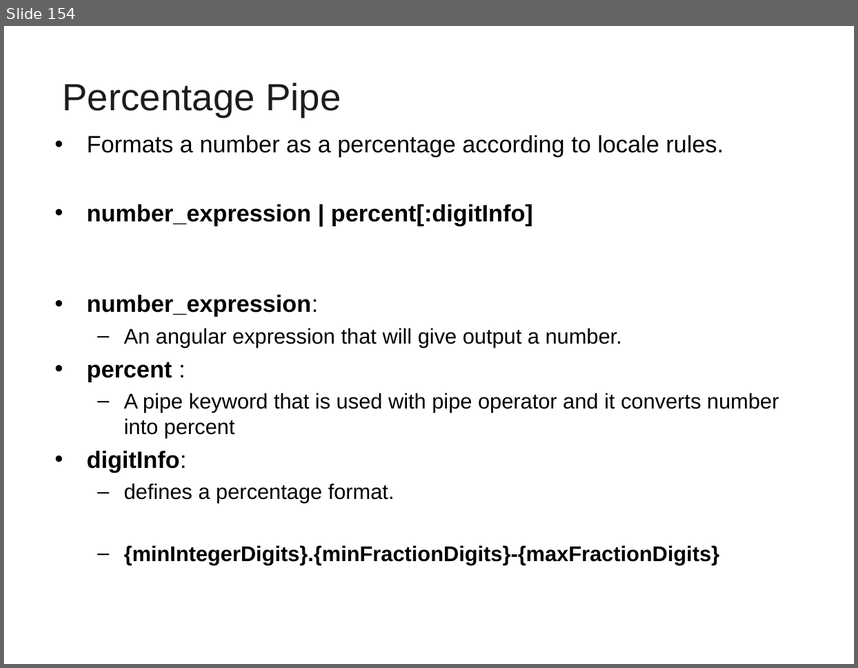
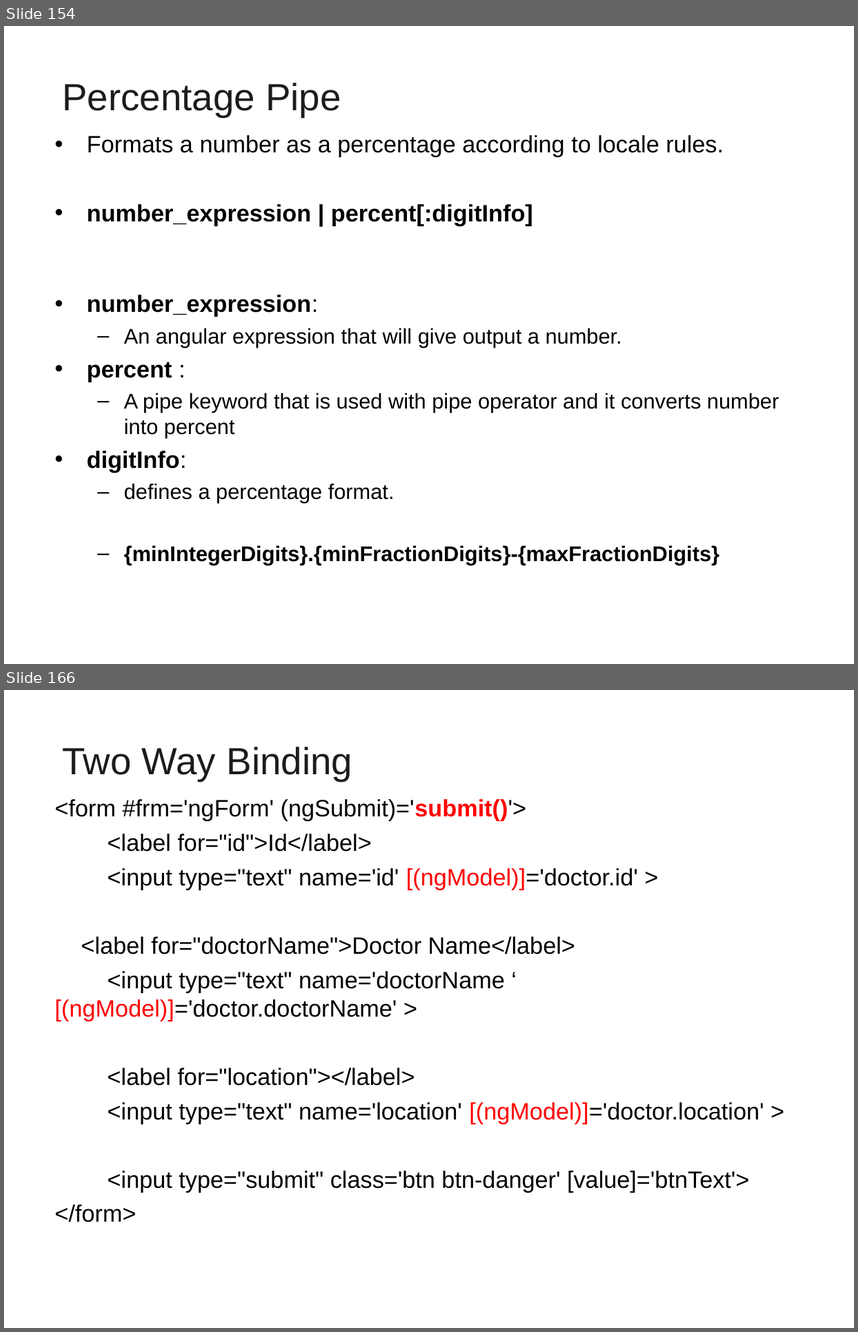
Before and after one commit to vatsanTraining/corejava, a slide deck: Angular_HSBC.ppt. Shown one above the other, each under a label of ours: slide 154 before the commit, slides 154 and 166 after it; the slides between them are not shown. The pictures are 858x668 and 858x1332 pixels, drawn with LibreOffice and Linux fonts; fonts in the diff are those of the drawing; background and template pictures are left out. Boxes give left, top, right and bottom in pixels: in the first picture for what was removed or moved away, otherwise in the second. Text is boxed around its words. In the diff, an @@ line names an element or a change of style, - is before the commit and + after.

```diff
--- a/Angular_HSBC.ppt
+++ b/Angular_HSBC.ppt
@@ slide 166 added at (4, 690, 854, 1328), background picture (left out) @@
@@ title added at (62, 747, 353, 781), 32 pt, text #1C1C1C @@
+Two Way Binding
@@ text added at (55, 799, 764, 1222), 20 pt, text #000000 @@
+<form #frm='ngForm' (ngSubmit)='submit()'>
+<label for="id">Id</label>
+<input type="text" name='id' [(ngModel)]='doctor.id' >
+<label for="doctorName">Doctor Name</label>
+<input type="text" name='doctorName ‘ [(ngModel)]='doctor.doctorName' >
+<label for="location"></label>
+<input type="text" name='location' [(ngModel)]='doctor.location' >
+<input type="submit" class='btn btn-danger' [value]='btnText'>
+</form>
```
Also in this commit, not shown: 1 slide changed, 12 other slides added.
